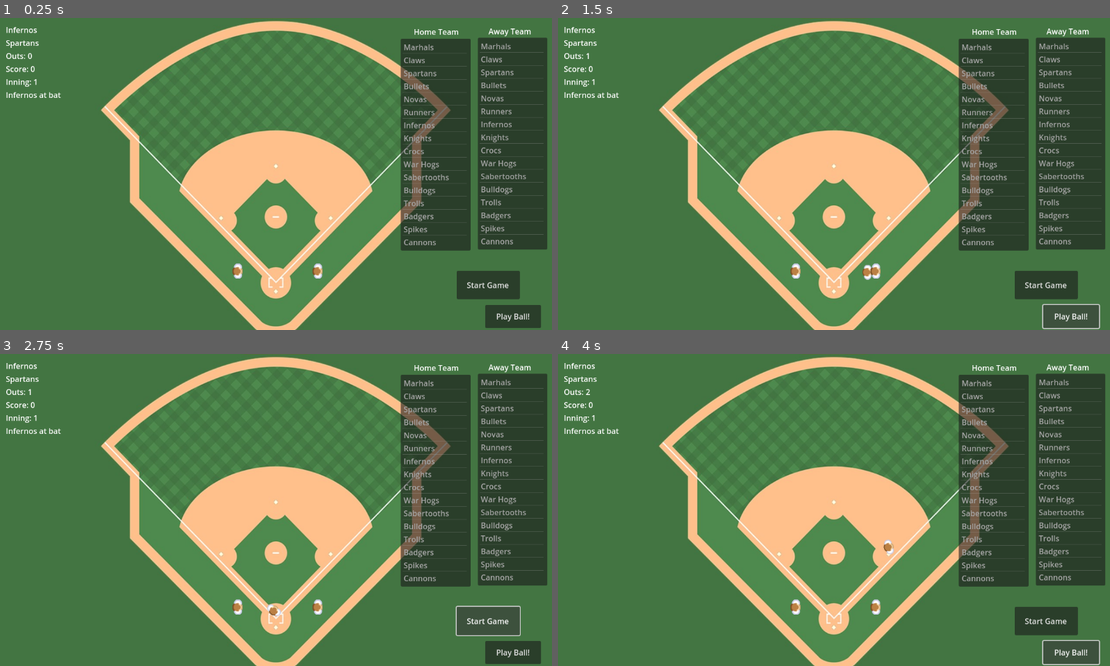
Above: before the commit, frames 1-4 (two rows, left to right).
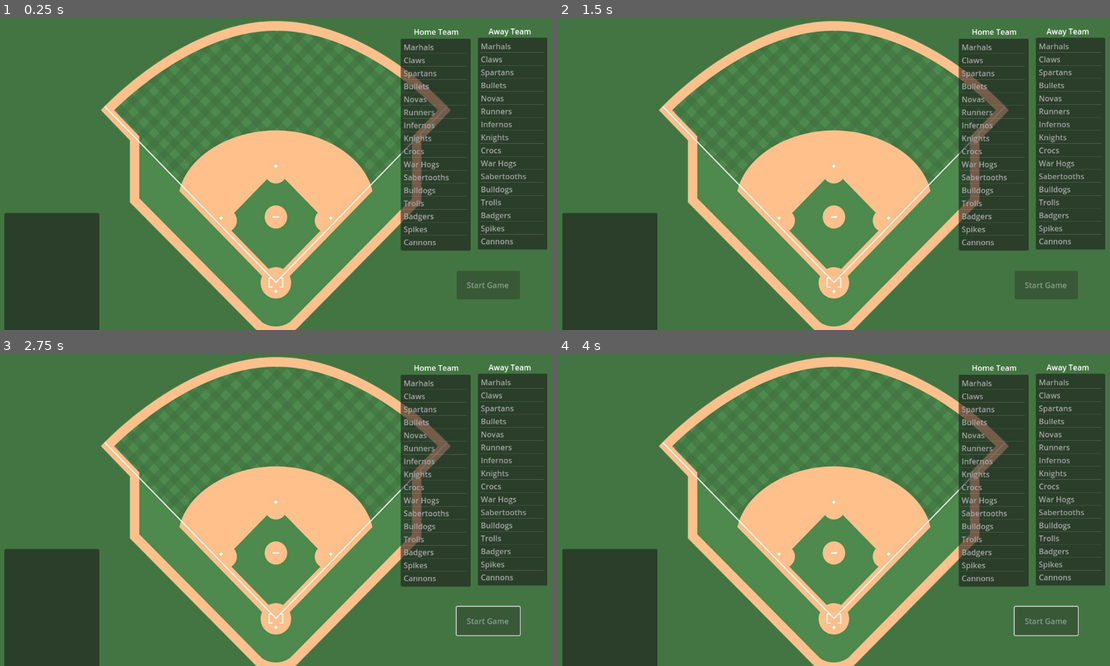
Above: after the commit, the same moments.

Repository: Beanous/Deadball-Baseball-League
Game: Godot game, scene res://Field.tscn
Two runs of this game, one before a commit and one after it. Both use one fixed random seed, a clock stepped at 60 frames per second and the inputs below.
Inputs (mouse positions are in pixels of both pictures, inside the frame that each line leads up to):
- Up to frame 1 (0.25 s): no input
- Up to frame 2 (1.5 s): click (1071, 317) at 0.5 s, where only the run before the commit has a clickable "Play Ball!"; click (1071, 317) at 1.25 s, where only the run before the commit has a clickable "Play Ball!"
- Up to frame 3 (2.75 s): click (485, 622) at 2 s, where only the run before the commit has a clickable "Start Game"
- Up to frame 4 (4 s): click (1043, 622) at 2.75 s, where only the run before the commit has a clickable "Start Game"; click (1071, 653) at 3.5 s, where only the run before the commit has a clickable "Play Ball!"

The runs differ from the first frame. In frame 1, 8.7% of the frame differs, in the area x 0-98%, y 2-100%; in frame 2, 8.9%; in frame 3, 7.9%; in frame 4, 9.0%, in the area x 0-99%, y 2-100%.
Error before the commit: Invalid access of index '0' on a base object of type: 'PackedInt32Array'. (res://field.gd:179)

Commit message:
Player Stats

Diff:
--- a/Field.tscn
+++ b/Field.tscn
@@ -22,10 +22,10 @@
 script = ExtResource("3_eriqd")
 
 [node name="Button" type="Button" parent="."]
-offset_left = 1009.0
-offset_top = 596.0
-offset_right = 1125.0
-offset_bottom = 644.0
+offset_left = 961.0
+offset_top = 592.0
+offset_right = 1077.0
+offset_bottom = 640.0
 text = "Play Ball!"
 
 [node name="Label" type="Label" parent="."]
@@ -33,6 +33,15 @@
 offset_top = 503.0
 offset_right = 223.0
 offset_bottom = 526.0
+
+[node name="AtBatList" type="ItemList" parent="."]
+offset_left = 12.0
+offset_top = 405.0
+offset_right = 209.0
+offset_bottom = 651.0
+allow_search = false
+max_text_lines = 200
+auto_height = true
 
 [node name="GridContainer" type="GridContainer" parent="."]
 offset_left = 15.0
@@ -66,21 +75,37 @@
 [node name="AwayTeamSpawn" type="Node2D" parent="."]
 position = Vector2(496, 526)
 
-[node name="AwayTeamLabel" type="Label" parent="."]
+[node name="StartGameButton" type="Button" parent="."]
+offset_left = 950.0
+offset_top = 525.0
+offset_right = 1081.0
+offset_bottom = 584.0
+text = "Start Game"
+
+[node name="TeamSelect" type="Control" parent="."]
+layout_mode = 3
+anchors_preset = 0
+offset_right = 40.0
+offset_bottom = 40.0
+
+[node name="AwayTeamLabel" type="Label" parent="TeamSelect"]
+layout_mode = 2
 offset_left = 1016.0
 offset_top = 16.0
 offset_right = 1110.0
 offset_bottom = 39.0
 text = "Away Team"
 
-[node name="HomeTeamLabel" type="Label" parent="."]
+[node name="HomeTeamLabel" type="Label" parent="TeamSelect"]
+layout_mode = 2
 offset_left = 861.0
 offset_top = 17.0
 offset_right = 955.0
 offset_bottom = 40.0
 text = "Home Team"
 
-[node name="HomeTeamSelect" type="ItemList" parent="."]
+[node name="HomeTeamSelect" type="ItemList" parent="TeamSelect"]
+layout_mode = 2
 offset_left = 834.0
 offset_top = 43.0
 offset_right = 979.0
@@ -90,7 +115,8 @@
 auto_height = true
 script = ExtResource("5_e7l3l")
 
-[node name="AwayTeamSelect" type="ItemList" parent="."]
+[node name="AwayTeamSelect" type="ItemList" parent="TeamSelect"]
+layout_mode = 2
 offset_left = 994.0
 offset_top = 41.0
 offset_right = 1138.0
@@ -100,13 +126,6 @@
 auto_height = true
 script = ExtResource("5_e7l3l")
 
-[node name="StartGameButton" type="Button" parent="."]
-offset_left = 950.0
-offset_top = 525.0
-offset_right = 1081.0
-offset_bottom = 584.0
-text = "Start Game"
-
 [connection signal="pressed" from="Button" to="." method="_on_button_pressed"]
 [connection signal="gui_input" from="Label" to="Runner" method="_on_label_gui_input"]
 [connection signal="pressed" from="StartGameButton" to="." method="_on_start_game_button_pressed"]
--- a/field.gd
+++ b/field.gd
@@ -4,6 +4,8 @@
 
 enum hitTypes {Normal = 0,Crit = 1,Worse = -1}
 enum errTypes {Swing = 1, Hit = 2}
+enum rosterDataType {Name=0,Age=1,Position=2,Hand=3,BatTarget=4,OnBaseTarget=5,Pitcher=6,PitchDie=7,Traits=8,Team=9}
+
 
 var scoreTracker : int = 0
 var outTracker : int = 0
@@ -20,48 +22,62 @@
 #Variable for tracking currently at bat player
 var curBatNumArray = [0,0]
 
+var gameStarted : bool = false
+
+var rosterData
+
 func _ready():
-	teamArray = ["Infernos","Spartans"]
-	$GridContainer/HomeTeamName.text = teamArray[0]
-	$GridContainer/AwayTeamName.text = teamArray[1]
-	atBatTeam = teamArray[0]
-	UpdateScoreBoard()
+	rosterData = preload("res://DBL/DBL_Roster_File.csv").records
+
+	$GridContainer.visible = false
+	$TeamSelect.visible = true
+
+	$Button.visible = false
+	$StartGameButton.visible = true
+	$StartGameButton.disabled = true
 
 	readPlayerData()
 
 	#createScoreBoard()
 
-	spawnPlayers()
-
+	pass
 
 
 func _process(delta: float) -> void:
-	UpdateScoreBoard()
-	if (outTracker == 3):
-		print("Next Inning")
-		outTracker=0
-		if (atBatTeamNum == 0):
-			atBatTeamNum = 1
-			atBatTeam = teamArray[atBatTeamNum]
-		else:
-			inningTracker += 1
-			atBatTeamNum = 0
-			atBatTeam = teamArray[atBatTeamNum]
-
-
+	if gameStarted:
+		UpdateScoreBoard()
+		if (outTracker == 3):
+			print("Next Inning")
+			outTracker=0
+			if (atBatTeamNum == 0):
+				atBatTeamNum = 1
+				atBatTeam = teamArray[atBatTeamNum]
+			else:
+				inningTracker += 1
+				atBatTeamNum = 0
+				atBatTeam = teamArray[atBatTeamNum]
+
+	##Only allows start game to be selected when both teams are selected
+	if ($TeamSelect/HomeTeamSelect.is_anything_selected() == true) and ($TeamSelect/AwayTeamSelect.is_anything_selected() == true):
+			$StartGameButton.disabled = false
+	else:
+			$StartGameButton.disabled = true
 
 func _on_button_pressed():
 	var swing =  randi_range(1,100)
 	var curTeam = curBatNumArray[atBatTeamNum]
 	swingTable(swing, bothTeamsPlayerArray[atBatTeamNum][curTeam])
+	UpdateBatterBoard()
 	if (curBatNumArray[atBatTeamNum] +1 >= bothTeamsPlayerArray[atBatTeamNum].size()):
 		curBatNumArray[atBatTeamNum] = 0
 	else :
 		curBatNumArray[atBatTeamNum] += 1
 
+
+
 #Function that runs swing table result
 func swingTable(swingNum :int, atBatPlayer : Node2D):
-	print("Current Batter: ",bothTeamsPlayerArray[atBatTeamNum][curBatNumArray[atBatTeamNum]])
+	print("Current Batter: ",bothTeamsPlayerArray[atBatTeamNum][curBatNumArray[atBatTeamNum]].playerName)
 	var batter = { "BatTarget" : 26, "OnBaseTarget" : 33}
 	print("Swing Num: ",swingNum)
 	if(swingNum == 1):
@@ -144,6 +160,42 @@
 	$GridContainer/InningCounter.text = "Inning: "+str(inningTracker)
 	$GridContainer/AtBatTeamName.text = atBatTeam+" at bat"
 
+	$GridContainer/HomeTeamName.text = teamArray[0]
+	$GridContainer/AwayTeamName.text = teamArray[1]
+
+func UpdateBatterBoard():
+	$AtBatList.clear()
+
+	if atBatTeamNum == 0:
+		var teamSize = len(homeTeamPlayerArray)
+		var curBatStart = curBatNumArray[0]
+		for x in range(curBatStart,teamSize,1):
+			$AtBatList.add_item(homeTeamPlayerArray[x].playerName)
+	else:
+		var teamSize = len(awayTeamPlayerArray)
+		var curBatStart = curBatNumArray[1]
+		for x in range(curBatStart,teamSize,1):
+			$AtBatList.add_item(awayTeamPlayerArray[x].playerName)
+
+func generatePlayers():
+	var instance = preload("res://player.tscn")
+	for x in rosterData:
+		if x[rosterDataType.Team] == teamArray[0]:
+			var temp = instance.instantiate()
+			add_child(temp)
+			temp.setPlayerStats(x)
+			temp.position = $HomeTeamSpawn.position
+			homeTeamPlayerArray.append(temp)
+		if x[rosterDataType.Team] == teamArray[1]:
+			var temp = instance.instantiate()
+			add_child(temp)
+			temp.setPlayerStats(x)
+			temp.position = $AwayTeamSpawn.position
+			awayTeamPlayerArray.append(temp)
+	bothTeamsPlayerArray.append(homeTeamPlayerArray)
+	bothTeamsPlayerArray.append(awayTeamPlayerArray)
+
+##Old Func
 func spawnPlayers():
 	var instance = preload("res://player.tscn")
 	for a in range(0,9,1):
@@ -176,12 +228,20 @@
 
 
 func _on_start_game_button_pressed() -> void:
-	var homeTeamInt = $HomeTeamSelect.get_selected_items()[0]
-	var awayTeamInt = $AwayTeamSelect.get_selected_items()[0]
-	teamArray.clear()
-	teamArray.append($HomeTeamSelect.get_item_text(homeTeamInt))
-	teamArray.append($AwayTeamSelect.get_item_text(awayTeamInt))
-	$GridContainer/HomeTeamName.text = teamArray[0]
-	$GridContainer/AwayTeamName.text = teamArray[1]
+	var homeTeamInt = $TeamSelect/HomeTeamSelect.get_selected_items()[0]
+	var awayTeamInt = $TeamSelect/AwayTeamSelect.get_selected_items()[0]
+	if len(teamArray)>0:
+		teamArray.clear()
+	teamArray.append($TeamSelect/HomeTeamSelect.get_item_text(homeTeamInt))
+	teamArray.append($TeamSelect/AwayTeamSelect.get_item_text(awayTeamInt))
 	atBatTeam = teamArray[0]
 	UpdateScoreBoard()
+
+	generatePlayers()
+
+	gameStarted = true
+	$GridContainer.visible = true
+	$TeamSelect.visible = false
+
+	$Button.visible = true
+	$StartGameButton.visible = false
--- a/player.gd
+++ b/player.gd
@@ -1,14 +1,16 @@
 extends Node2D
 
 enum handTypes {left=-1,switch=0,right=1}
+enum rosterDataType {Name=0,Age=1,Position=2,Hand=3,BatTarget=4,OnBaseTarget=5,Pitcher=6,PitchDie=7,Traits=8,Team=9}
+
 
 var playerName : String
 var playerNumber : int
 var batTarget : int
 var onBaseTarget : int
 var playerPosition : String
-var pitcher : bool
-var handed : int
+var pitcher : String
+var handed : String
 
 #rotation variables
 var rotFrom := 0
@@ -58,3 +60,11 @@
 		rotTo = Vector2.UP.angle_to(basePos - position)
 		rotWeight = min(rotWeight * 10,1)
 		tween.tween_property($".","rotation",rotTo,0.4)
+
+func setPlayerStats(rosterInfo : Array):
+	playerName = rosterInfo[rosterDataType.Name]
+	batTarget = int(rosterInfo[rosterDataType.BatTarget])
+	onBaseTarget = int(rosterInfo[rosterDataType.OnBaseTarget])
+	playerPosition = rosterInfo[rosterDataType.Position]
+	pitcher = rosterInfo[rosterDataType.Pitcher]
+	handed = rosterInfo[rosterDataType.Hand]
--- a/team_list.gd
+++ b/team_list.gd
@@ -1,6 +1,6 @@
 extends ItemList
 
-enum rosterHeader {Name=0,Age=1,Position=2,Hand=3,BatTarget=4,OnBaseTarget=4,Pitcher=5,PitchDie=6,Traits=7,Team=9}
+enum rosterDataType {Name=0,Age=1,Position=2,Hand=3,BatTarget=4,OnBaseTarget=5,Pitcher=6,PitchDie=7,Traits=8,Team=9}
 
 # Called when the node enters the scene tree for the first time.
 func _ready() -> void:
@@ -10,7 +10,7 @@
 	for x in arrayLen:
 		##print(rosterData[x][rosterHeader.Team])
 		if x != 0 :
-			TeamList.append(rosterData[x][rosterHeader.Team])
+			TeamList.append(rosterData[x][rosterDataType.Team])
 		x += 1
 	var fTeamList = unique_array(TeamList)
 	for x in fTeamList:
